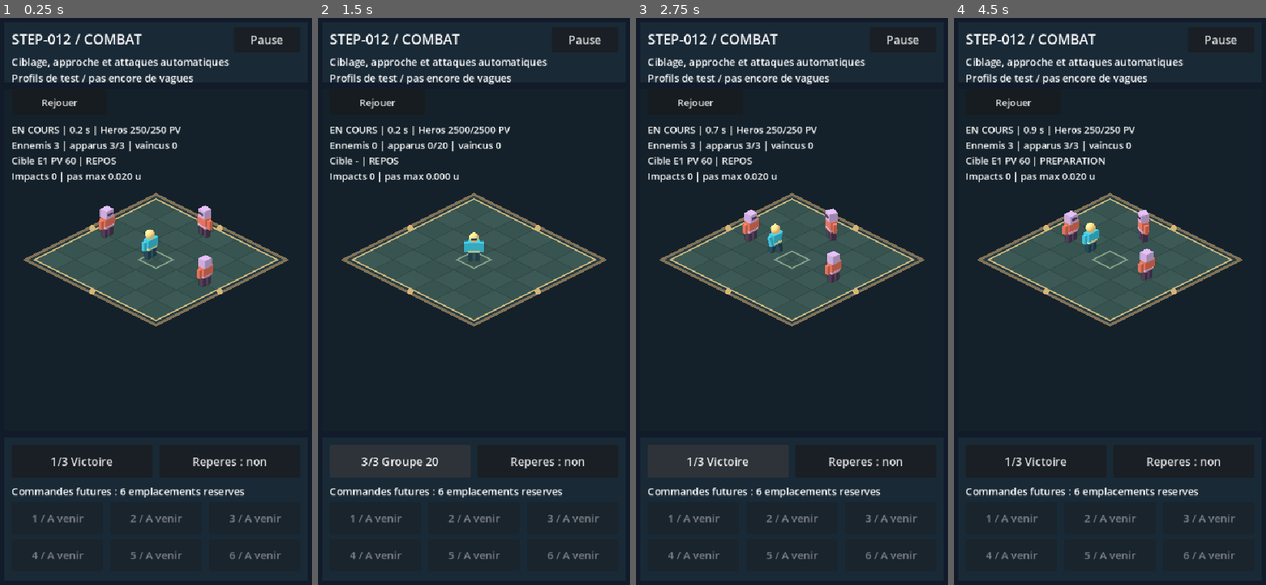
Above: before the commit, frames 1-4 (left to right).
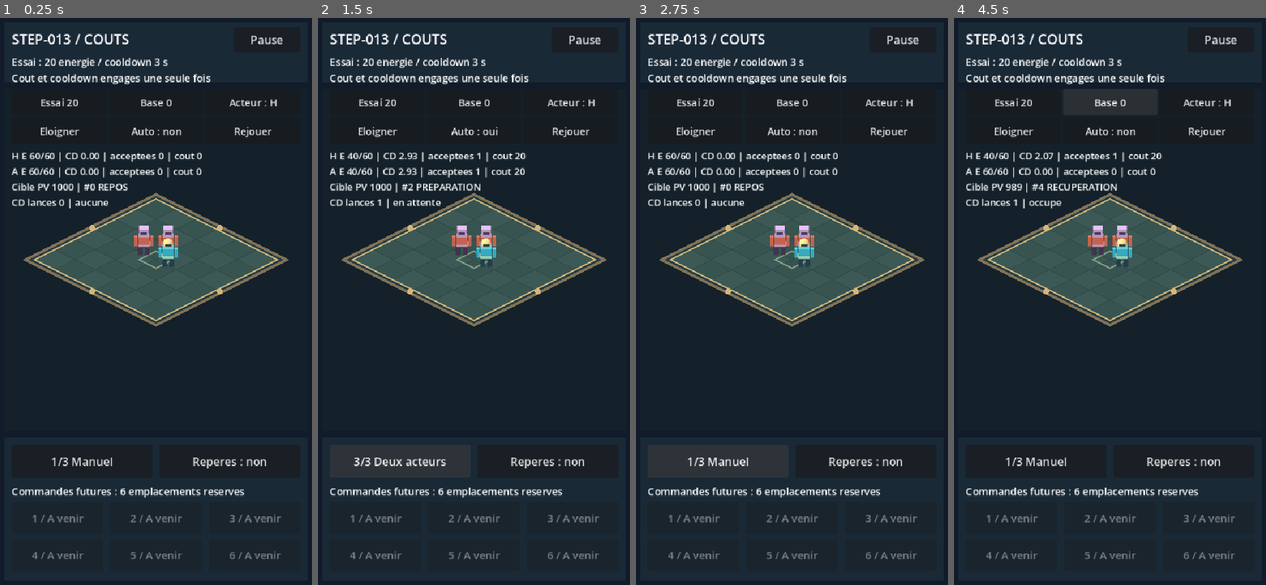
Above: after the commit, the same moments.

Repository: RobinArcangioli/gambit-arena
Game: Godot game, scene res://scenes/main.tscn
The game is run twice, just before and just after one commit, with the same random seed, the same clock (stepped at 60 frames per second) and the same inputs.
Inputs (mouse positions are in pixels of both pictures, inside the frame that each line leads up to):
- Up to frame 1 (0.25 s): no input
- Up to frame 2 (1.5 s): click "1/3 Victoire" (after the commit: "1/3 Manuel") at 0.5 s; click "2/3 Defaite" (after the commit: "2/3 Auto") at 1.25 s
- Up to frame 3 (2.75 s): click "3/3 Groupe 20" (after the commit: "3/3 Deux acteurs") at 2 s
- Up to frame 4 (4.5 s): click "Rejouer" at 2.75 s; click (1013, 103) at 3.5 s, where only the run after the commit has a clickable "Essai 20"; click (1110, 103) at 4.25 s, where only the run after the commit has a clickable "Base 0"

The runs differ from the first frame. In frame 1, 6.0% of the frame differs, in the area x 3-89%, y 2-80%; in frame 2, 5.5%; in frame 3, 5.9%; in frame 4, 6.2%.

Commit message:
feat: [STEP-013] partager lexecution et garantir les couts uniques

Diff:
--- a/scenes/main.tscn
+++ b/scenes/main.tscn
@@ -1,7 +1,7 @@
 [gd_scene load_steps=2 format=3 uid="uid://do6vxhog253vu"]
 
-[ext_resource type="PackedScene" path="res://scenes/combat/battle_lab.tscn" id="1_lab"]
+[ext_resource type="PackedScene" path="res://scenes/skills/executor_lab.tscn" id="1_lab"]
 
 [node name="Main" type="Node2D" unique_id=1193079028]
 
-[node name="BattleLab" parent="." instance=ExtResource("1_lab")]
+[node name="ExecutorLab" parent="." instance=ExtResource("1_lab")]
--- /dev/null
+++ b/scenes/skills/executor_lab.tscn
@@ -0,0 +1,7 @@
+[gd_scene load_steps=3 format=3]
+
+[ext_resource type="PackedScene" path="res://scenes/arena/arena.tscn" id="1"]
+[ext_resource type="Script" path="res://scripts/skills/executor_lab.gd" id="2"]
+
+[node name="ExecutorLab" instance=ExtResource("1")]
+script = ExtResource("2")
--- /dev/null
+++ b/scenes/tests/skill_executor_tests.tscn
@@ -0,0 +1,6 @@
+[gd_scene load_steps=2 format=3]
+
+[ext_resource type="Script" path="res://tests/test_skill_executor.gd" id="1"]
+
+[node name="SkillExecutorTests" type="Node"]
+script = ExtResource("1")
--- a/scripts/combat/combat_unit.gd
+++ b/scripts/combat/combat_unit.gd
@@ -1,8 +1,8 @@
 extends "res://scripts/combat/stats_actor.gd"
 const GroundMover = preload("res://scripts/movement/ground_mover.gd")
-const AttackAction = preload("res://scripts/combat/attack_action.gd")
+const SkillExecutor = preload("res://scripts/skills/skill_executor.gd")
 var mover := GroundMover.new()
-var action := AttackAction.new()
+var action := SkillExecutor.new(self)
 var gait: float = 0.0
 var serial: int = 0
 
--- /dev/null
+++ b/scripts/skills/executor_lab.gd
@@ -0,0 +1,157 @@
+extends "res://scripts/arena/arena.gd"
+const StatsActor = preload("res://scripts/combat/stats_actor.gd")
+const Executor = preload("res://scripts/skills/skill_executor.gd")
+const HERO = preload("res://data/actors/hero.tres")
+const ENEMY = preload("res://data/actors/enemy.tres")
+const MODES: Array[String] = ["Manuel", "Auto", "Deux acteurs"]
+var actors: Array[StatsActor] = []
+var executors: Array[Executor] = []
+var controls: Array[Button] = []
+var readout: Label
+var mode_index: int = 0
+var selected: int = 0
+var auto_clock: float = 0.0
+var auto_enabled: bool = false
+var setup_complete: bool = false
+
+func _ready() -> void:
+	super._ready()
+	$HUD/Title.text = "STEP-013 / COUTS"
+	$HUD/Description.text = "Essai : 20 energie / cooldown 3 s\nCout et cooldown engages une seule fois"
+	hero.hide()
+	enemy.hide()
+	hero.queue_free()
+	enemy.queue_free()
+	for caption in ["Essai 20", "Base 0", "Acteur : H", "Eloigner", "Auto : non", "Rejouer"]:
+		var button := Button.new()
+		button.text = caption
+		button.focus_mode = Control.FOCUS_NONE
+		button.add_theme_font_size_override("font_size", 17)
+		hud.add_child(button)
+		controls.append(button)
+	for index in range(6):
+		controls[index].pressed.connect(_command.bind(index))
+	readout = Label.new()
+	readout.add_theme_font_size_override("font_size", 16)
+	readout.mouse_filter = Control.MOUSE_FILTER_IGNORE
+	hud.add_child(readout)
+	setup_complete = true
+	_update_layout()
+	_reset()
+
+func _update_layout() -> void:
+	super._update_layout()
+	if not setup_complete:
+		return
+	var cell: float = (safe_rect.size.x - 64) / 3.0
+	for index in range(controls.size()):
+		controls[index].position = Vector2(28 + (index % 3) * (cell + 4), 124 + int(index / 3.0) * 48)
+		controls[index].size = Vector2(cell, 44)
+	readout.position = Vector2(28, 224)
+
+func _reset() -> void:
+	for executor in executors:
+		executor.retire()
+	executors.clear()
+	for actor in actors:
+		actor.hide()
+		actor.queue_free()
+	actors.clear()
+	var points: Array[Vector2] = [Vector2(0.6, 0.0), Vector2(-0.6, 0.0), Vector2(0.0, -0.6)]
+	for index in range(3):
+		var actor := StatsActor.new()
+		actor.enemy = index > 0
+		var profile = (HERO if index == 0 else ENEMY).duplicate()
+		profile.max_health = 1000
+		actor.configure(profile)
+		world.add_child(actor)
+		actor.position = Vector3(points[index].x, 0, points[index].y)
+		actor.pose(0.0, false, Vector2(1, 1))
+		actors.append(actor)
+		if index < 2:
+			executors.append(Executor.new(actor))
+	selected = 0
+	auto_clock = 0.0
+	auto_enabled = mode_index > 0
+	_present()
+	_update_buttons()
+
+func _command(index: int) -> void:
+	if index == 5:
+		_reset()
+		return
+	if paused or not setup_complete:
+		return
+	match index:
+		0: executors[selected].request(&"paid_test", actors[2], paused)
+		1: executors[selected].request(&"basic", actors[2], paused)
+		2: selected = 1 - selected
+		3:
+			actors[2].position = Vector3(0, 0, -0.6) if actors[2].position.z < -1.0 else Vector3(0, 0, -2.6)
+		4:
+			auto_enabled = not auto_enabled
+			auto_clock = 0.0
+	_present()
+	_update_buttons()
+
+func _physics_process(delta: float) -> void:
+	if not setup_complete or paused or not is_finite(delta) or delta <= 0.0:
+		return
+	var dt: float = minf(delta, 1.0 / 30.0)
+	for executor in executors:
+		executor.advance(dt)
+	if auto_enabled:
+		auto_clock += dt
+		if auto_clock >= 0.1:
+			auto_clock = 0.0
+			executors[0].request(&"paid_test", actors[2])
+			if mode_index == 2:
+				executors[1].request(&"paid_test", actors[2])
+	_present()
+
+func _present() -> void:
+	var lines: PackedStringArray = []
+	for index in range(2):
+		var executor: Executor = executors[index]
+		lines.append("%s E %d/60 | CD %.2f | acceptees %d | cout %d" % ["H" if index == 0 else "A", executor.energy, executor.remaining(&"paid_test"), executor.accepted, executor.spent])
+	var current: Executor = executors[selected]
+	lines.append("Cible PV %d | #%d %s" % [actors[2].state.health, current.action_id, current.phase])
+	lines.append("CD lances %d | %s" % [current.cooldown_starts, current.last_rejection if not current.last_rejection.is_empty() else current.outcome])
+	readout.text = "\n".join(lines)
+	floor_canvas.feet.clear()
+	for actor in actors:
+		actor.visible = actor.state.alive
+		if actor.visible:
+			floor_canvas.feet.append(actor.position)
+	floor_canvas.queue_redraw()
+
+func _next_placement() -> void:
+	if paused or not setup_complete:
+		return
+	mode_index = (mode_index + 1) % MODES.size()
+	_reset()
+
+func _update_buttons() -> void:
+	super._update_buttons()
+	if not setup_complete:
+		return
+	position_button.text = "%d/3 %s" % [mode_index + 1, MODES[mode_index]]
+	controls[2].text = "Acteur : " + ("H" if selected == 0 else "A")
+	controls[3].text = "Rapprocher" if actors.size() == 3 and actors[2].position.z < -1.0 else "Eloigner"
+	controls[4].text = "Auto : oui" if auto_enabled else "Auto : non"
+	for index in range(5):
+		controls[index].disabled = paused
+
+func _unhandled_key_input(event: InputEvent) -> void:
+	if event is InputEventKey and event.pressed and not event.echo:
+		match event.keycode:
+			KEY_A: _command(0)
+			KEY_B: _command(1)
+			KEY_T: _command(2)
+			KEY_E: _command(3)
+			KEY_U: _command(4)
+			KEY_R: _command(5)
+			_:
+				super._unhandled_key_input(event)
+				return
+		get_viewport().set_input_as_handled()
--- /dev/null
+++ b/scripts/skills/skill_executor.gd
@@ -0,0 +1,83 @@
+extends "res://scripts/combat/attack_action.gd"
+## Shared execution gate. One instance per actor, used by manual and automatic callers.
+## Both diagnostic entries use the proven attack effect; actual skills follow in STEP-014.
+const CAPACITY: int = 60
+const PAID_COST: int = 20
+const PAID_COOLDOWN: float = 3.0
+var _owner: StatsActor
+var _bound_state: ActorState
+var _energy: int = CAPACITY
+var _cooldowns: Dictionary = {}
+var _retired: bool = false
+var accepted: int = 0
+var spent: int = 0
+var cooldown_starts: int = 0
+var last_skill: StringName = &""
+var last_rejection: String = ""
+var energy: int:
+	get: return _energy
+
+func _init(owner_actor: StatsActor = null) -> void:
+	_owner = owner_actor
+
+func remaining(skill: StringName) -> float:
+	return float(_cooldowns.get(skill, 0.0))
+
+func begin(source: Variant, target: Variant) -> int:
+	# Existing combat callers enter exactly the same gate with the free basic attack.
+	if source != _owner:
+		last_rejection = "source incorrecte"
+		return 0
+	return request(&"basic", target)
+
+func request(skill: StringName, target: Variant, paused: bool = false) -> int:
+	last_rejection = ""
+	if paused:
+		return _reject("pause")
+	if _retired or not living(_owner):
+		return _reject("acteur indisponible")
+	if _bound_state != null and _owner.state != _bound_state:
+		retire()
+		return _reject("etat remplace")
+	if skill != &"basic" and skill != &"paid_test":
+		return _reject("action inconnue")
+	if active:
+		return _reject("occupe")
+	if remaining(skill) > 0.0:
+		return _reject("cooldown")
+	var cost: int = PAID_COST if skill == &"paid_test" else 0
+	if _energy < cost:
+		return _reject("ressource insuffisante")
+	var id: int = super.begin(_owner, target)
+	if id == 0:
+		return _reject("cible / portee invalide")
+	# No signals/callbacks between validation and commitment. Only this path debits.
+	_bound_state = _owner.state
+	_energy -= cost
+	spent += cost
+	accepted += 1
+	last_skill = skill
+	if skill == &"paid_test":
+		_cooldowns[skill] = PAID_COOLDOWN
+		cooldown_starts += 1
+	return id
+
+func _reject(reason: String) -> int:
+	last_rejection = reason
+	return 0
+
+func advance(delta: float, paused: bool = false) -> void:
+	if paused or _retired or not is_finite(delta) or delta <= 0.0:
+		return
+	if not living(_owner) or (_bound_state != null and _owner.state != _bound_state):
+		retire()
+		return
+	for skill in _cooldowns.keys():
+		var value: float = maxf(0.0, float(_cooldowns[skill]) - delta)
+		_cooldowns[skill] = 0.0 if value < 0.000001 else value
+	super.advance(delta)
+
+func retire() -> void:
+	# Reset/destruction must invalidate old executors even if a caller retained one.
+	cancel()
+	_retired = true
--- /dev/null
+++ b/tests/test_skill_executor.gd
@@ -0,0 +1,181 @@
+extends Node
+const Executor = preload("res://scripts/skills/skill_executor.gd")
+const Actor = preload("res://scripts/combat/stats_actor.gd")
+const HERO = preload("res://data/actors/hero.tres")
+const ENEMY = preload("res://data/actors/enemy.tres")
+const Lab = preload("res://scenes/skills/executor_lab.tscn")
+const Combat = preload("res://scripts/combat/combat_simulation.gd")
+var checks: int = 0
+var failures: int = 0
+
+func check(ok: bool, message: String) -> void:
+	checks += 1
+	if not ok:
+		failures += 1
+		push_error("SkillExecutor: " + message)
+
+func actor(at: Vector3) -> Actor:
+	var unit := Actor.new()
+	var profile = HERO.duplicate()
+	profile.max_health = 1000
+	unit.configure(profile)
+	add_child(unit)
+	unit.position = at
+	return unit
+
+func snapshot(executor: Executor) -> Array:
+	return [executor.energy, executor.spent, executor.accepted, executor.cooldown_starts, executor.remaining(&"paid_test"), executor.action_id, executor.elapsed, executor.active, executor.resolved]
+
+func _ready() -> void:
+	var source := actor(Vector3.ZERO)
+	var target := actor(Vector3(0.8, 0, 0))
+	var other := actor(Vector3(-0.8, 0, 0))
+	var executor := Executor.new(source)
+	var independent := Executor.new(other)
+	var initial: Array = snapshot(executor)
+	check(executor.request(&"unknown", target) == 0, "unknown action rejected")
+	check(executor.request(&"paid_test", target, true) == 0, "paused request rejected")
+	check(executor.request(&"paid_test", null) == 0 and executor.request(&"paid_test", source) == 0, "null and self rejected")
+	target.position.x = 1.01
+	check(executor.request(&"paid_test", target) == 0, "range launch rejected")
+	check(executor.begin(other, target) == 0, "wrong source rejected")
+	check(snapshot(executor) == initial, "all invalid requests leave commitment untouched")
+	target.position.x = 0.8
+	var id: int = executor.request(&"paid_test", target)
+	check(id > 0 and executor.energy == 40 and executor.spent == 20 and executor.accepted == 1 and executor.cooldown_starts == 1, "one debit on acceptance")
+	check(executor.remaining(&"paid_test") == 3.0, "cooldown starts at acceptance")
+	var committed: Array = snapshot(executor)
+	for request_index in range(100):
+		executor.request(&"paid_test", target)
+		executor.begin(source, target)
+	check(snapshot(executor) == committed, "manual and automatic spam do not double commit")
+	check(independent.energy == 60 and independent.remaining(&"paid_test") == 0.0, "per actor resource and cooldown isolation")
+	check(not executor.try_impact(id), "early impact cannot debit again")
+	# Duplicate/reentrant callbacks do not create a second cost, cooldown or impact.
+	target.state.health_changed.connect(func(_health: int, _max: int) -> void: executor.try_impact(id), CONNECT_ONE_SHOT)
+	executor.advance(0.6)
+	check(target.state.health == 991 and executor.energy == 40 and executor.spent == 20, "single impact and single debit")
+	check(absf(executor.remaining(&"paid_test") - 2.4) < 0.000001, "cooldown runs during windup")
+	check(not executor.try_impact(id), "duplicate impact refused")
+	var frozen: Array = snapshot(executor)
+	executor.advance(100.0, true)
+	executor.advance(NAN)
+	executor.advance(INF)
+	executor.advance(-1.0)
+	check(snapshot(executor) == frozen, "pause and invalid deltas freeze action and cooldown")
+	executor.advance(0.4)
+	check(not executor.active and absf(executor.remaining(&"paid_test") - 2.0) < 0.000001, "recovery finished while cooldown remains")
+	var cooldown_before: float = executor.remaining(&"paid_test")
+	check(executor.request(&"paid_test", target) == 0 and executor.last_rejection == "cooldown", "cooldown rejects paid action")
+	check(executor.remaining(&"paid_test") == cooldown_before and executor.spent == 20, "refusal does not restart cooldown")
+	check(executor.begin(source, target) > id, "basic free action available during paid cooldown")
+	executor.advance(1.0)
+	check(executor.energy == 40 and executor.spent == 20 and executor.cooldown_starts == 1, "basic action remains free")
+	executor.advance(0.99)
+	check(executor.request(&"paid_test", target) == 0, "not ready just before expiry")
+	executor.advance(0.01)
+	check(executor.request(&"paid_test", target) > 0 and executor.energy == 20 and executor.cooldown_starts == 2, "second paid action after expiry")
+	executor.advance(3.0)
+	check(executor.request(&"paid_test", target) > 0 and executor.energy == 0 and executor.cooldown_starts == 3, "exact energy accepted")
+	executor.advance(3.0)
+	var empty: Array = snapshot(executor)
+	check(executor.request(&"paid_test", target) == 0 and executor.last_rejection == "ressource insuffisante", "empty resource refuses")
+	check(snapshot(executor) == empty, "insufficient resource leaves state untouched")
+	check(executor.begin(source, target) > 0, "basic remains available at zero energy")
+	executor.advance(1.0)
+	# Range lost after acceptance: spent resource and started cooldown are retained.
+	var miss := Executor.new(source)
+	miss.request(&"paid_test", target)
+	target.position.x = 2.0
+	var health_before: int = target.state.health
+	miss.advance(0.6)
+	check(miss.outcome == "hors portee" and target.state.health == health_before, "out of range impact misses")
+	check(miss.energy == 40 and miss.spent == 20 and miss.cooldown_starts == 1, "miss does not refund or recharge")
+	miss.cancel()
+	miss.advance(0.4)
+	check(miss.energy == 40 and absf(miss.remaining(&"paid_test") - 2.0) < 0.000001, "cancel retains cost and ticking cooldown")
+	miss.retire()
+	check(miss.request(&"basic", target) == 0, "retired executor cannot restart")
+	target.position.x = 0.8
+	var death := Executor.new(source)
+	death.request(&"paid_test", target)
+	source.state.damage(1000000)
+	death.advance(1.0)
+	check(not death.active and death.energy == 40 and target.state.health == health_before, "source death cancels without refund or late impact")
+	source.configure(HERO)
+	check(death.request(&"basic", target) == 0, "retired executor does not revive with actor state")
+	var replaced := Executor.new(source)
+	replaced.request(&"paid_test", target)
+	source.configure(HERO)
+	replaced.advance(1.0)
+	check(not replaced.active and replaced.request(&"basic", target) == 0, "replaced source state retires executor")
+	var destroyed := Executor.new(source)
+	destroyed.request(&"paid_test", target)
+	target.queue_free()
+	await get_tree().process_frame
+	destroyed.advance(0.6)
+	check(not destroyed.active and destroyed.energy == 40 and destroyed.cooldown_starts == 1, "freed target cancels without duplicate accounting")
+	# Full lab: automatic requests and both actors share the same implementation.
+	var lab = Lab.instantiate()
+	add_child(lab)
+	lab.set_physics_process(false)
+	lab.mode_index = 2
+	lab._reset()
+	lab.paused = false
+	for tick in range(660):
+		lab._physics_process(1.0 / 60.0)
+	for current in lab.executors:
+		check(current.accepted == 3 and current.spent == 60 and current.energy == 0 and current.cooldown_starts == 3, "auto two actors exact accounting")
+	check(lab.actors[2].state.health == 946, "auto three hero and three enemy impacts")
+	lab.mode_index = 0
+	lab._reset()
+	lab._command(0)
+	lab._physics_process(0.02)
+	lab._notification(NOTIFICATION_APPLICATION_FOCUS_OUT)
+	var background: Array = snapshot(lab.executors[0])
+	lab._physics_process(10.0)
+	lab._notification(NOTIFICATION_APPLICATION_RESUMED)
+	check(lab.paused and snapshot(lab.executors[0]) == background, "background freezes cooldown and requires resume")
+	var old_executor = lab.executors[0]
+	lab._reset()
+	old_executor.advance(10.0)
+	check(lab.paused and lab.executors[0].energy == 60 and lab.executors[0].accepted == 0 and not old_executor.active, "reset invalidates old action and keeps pause")
+	for repeat in range(10):
+		lab._reset()
+		await get_tree().process_frame
+	var actor_count: int = 0
+	for child in lab.world.get_children():
+		if child is Actor:
+			actor_count += 1
+	check(actor_count == 3, "ten resets without actor residues")
+	check(HERO.max_health == 100 and ENEMY.max_health == 60, "profiles unchanged")
+	lab.queue_free()
+	# Existing autonomous coordinator uses the same executor with basic attacks.
+	var world := Node3D.new()
+	add_child(world)
+	var combat := Combat.new()
+	add_child(combat)
+	combat.configure(world)
+	combat.reset(0)
+	check(combat.hero.action is Executor and combat.enemies[0].action is Executor, "shared executor integrated for both camps")
+	for tick in range(2400):
+		combat.advance(1.0 / 60.0)
+		if combat.result != "EN COURS":
+			break
+		if tick % 120 == 0:
+			await get_tree().process_frame
+	check(combat.result == "VICTOIRE" and combat.defeated == 3, "autonomous basic combat still completes")
+	check(combat.hero.action.energy == 60 and combat.hero.action.spent == 0 and combat.hero.action.accepted > 0, "autonomous basic attacks pass shared gate without cost")
+	combat.clear()
+	combat.queue_free()
+	world.queue_free()
+	source.queue_free()
+	other.queue_free()
+	await get_tree().process_frame
+	var report: String = "STEP-013 / tests executeur partage\n%s : %d controles, %d echecs\nDetails dans Sortie / Debogueur.\nF8 pour arreter ; F5 pour le laboratoire." % ["OK" if failures == 0 else "ECHEC", checks, failures]
+	print(report)
+	var label := Label.new()
+	label.position = Vector2(20, 30)
+	label.add_theme_font_size_override("font_size", 19)
+	label.text = report
+	add_child(label)
Not shown, changed: export_presets.cfg
Not shown, added: scripts/skills/executor_lab.gd.uid
Not shown, added: scripts/skills/skill_executor.gd.uid
Not shown, added: tests/test_skill_executor.gd.uid
Not shown, changed: ARCHITECTURE.md
Not shown, changed: PROJECT_STATUS.md
Not shown, changed: ROADMAP.md
Not shown, changed: docs/android.md
Not shown, changed: docs/backup.md
Not shown, changed: docs/combat.md
Not shown, added: docs/skill-executor.md
Not shown, changed: docs/steps/STEP-012.md
(and 1 more such lines)
